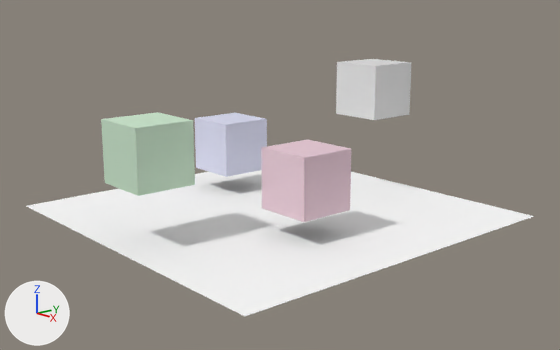
An edit to the Blender file helloworld_blendelf/demo.blend, drawn before and after from the same camera.
One viewpoint serves both versions: a 50 mm lens placed at (3.15, -2.69, 1.22), pointed at (0.07, -0.01, 0.22). The lights are fixed; the arrows at lower left show +X, +Y and +Z.

The older version as bpy lines, for what is in view:
```python
me_cube_001 = bpy.data.meshes.new('Cube.001')
me_cube_001.from_pydata(...)  # a box spanning x -1.0..1.0, y -1.0..1.0, z -1.0..1.0
me_cube_002 = bpy.data.meshes.new('Cube.002')
me_cube_002.from_pydata(...)  # a box spanning x -1.0..1.0, y -1.0..1.0, z -1.0..1.0
me_cube_002.materials.append(mat_material_003)  # white #cde7ce
me_cube_003 = bpy.data.meshes.new('Cube.003')
me_cube_003.from_pydata(...)  # a box spanning x -1.0..1.0, y -1.0..1.0, z -1.0..1.0
me_cube_003.materials.append(mat_material_002)  # white #dadbf0
me_cube_004 = bpy.data.meshes.new('Cube.004')
me_cube_004.from_pydata(...)  # a box spanning x -1.0..1.0, y -1.0..1.0, z -1.0..1.0
me_cube_004.materials.append(mat_material_001)  # white #e8cbd7
me_plane_001 = bpy.data.meshes.new('Plane.001')
me_plane_001.from_pydata([(1.0, 1.0, 0.0), (1.0, -1.0, 0.0), (-1.0, -1.0, 0.0), (-1.0, 1.0, 0.0)], [], [(0, 3, 2, 1)])
me_plane_001.materials.append(mat_material_004)  # its picture is missing
ob_cube = bpy.data.objects.new('Cube', me_cube_001)
ob_cube.location = (0.004, 0.778, 0.615)
ob_cube.scale = (0.156, 0.156, 0.156)
ob_cube_001 = bpy.data.objects.new('Cube.001', me_cube_002)
ob_cube_001.location = (0.004, -0.79, 0.445)
ob_cube_001.scale = (0.156, 0.156, 0.156)
ob_cube_002 = bpy.data.objects.new('Cube.002', me_cube_003)
ob_cube_002.location = (-0.571, 0.141, 0.275)
ob_cube_002.scale = (0.156, 0.156, 0.156)
ob_cube_003 = bpy.data.objects.new('Cube.003', me_cube_004)
ob_cube_003.location = (0.418, -0.15, 0.287)
ob_cube_003.scale = (0.156, 0.156, 0.156)
ob_plane_001 = bpy.data.objects.new('Plane.001', me_plane_001)
ob_plane_001.location = (0.0, 0.0, 0.0)
```
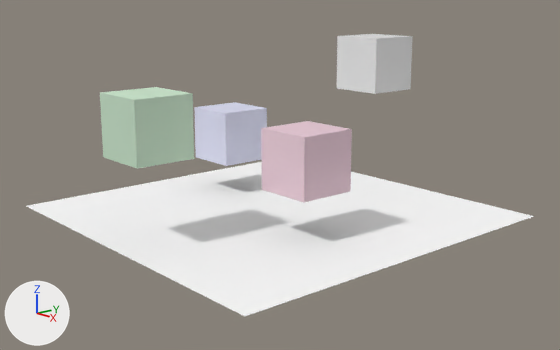
Changed parts and their boxes [x1, y1, x2, y2] in the pictures (560 x 350 px):
'Cube.001', moved
    before: [101, 112, 195, 196]
    after: [100, 87, 194, 169]
'Cube.003', moved
    before: [261, 140, 351, 222]
    after: [261, 121, 352, 203]
'Cube', moved
    before: [336, 59, 411, 120]
    after: [337, 34, 413, 94]
'Cube.002', moved
    before: [195, 113, 267, 177]
    after: [194, 102, 267, 166]

Diff of the bpy script that builds the scene:
```diff
--- a/helloworld_blendelf/demo.blend.py
+++ b/helloworld_blendelf/demo.blend.py
@@ ob_cube_003 @@
 ob_cube_003 = bpy.data.objects.new('Cube.003', me_cube_004)
-ob_cube_003.location = (0.418, -0.15, 0.287)
+ob_cube_003.location = (0.418, -0.15, 0.383)
 ob_cube_003.scale = (0.156, 0.156, 0.156)
@@ ob_cube_002 @@
 ob_cube_002 = bpy.data.objects.new('Cube.002', me_cube_003)
-ob_cube_002.location = (-0.571, 0.141, 0.275)
+ob_cube_002.location = (-0.571, 0.141, 0.341)
 ob_cube_002.scale = (0.156, 0.156, 0.156)
@@ ob_cube_001 @@
 ob_cube_001 = bpy.data.objects.new('Cube.001', me_cube_002)
-ob_cube_001.location = (0.004, -0.79, 0.445)
+ob_cube_001.location = (0.004, -0.79, 0.571)
 ob_cube_001.scale = (0.156, 0.156, 0.156)
@@ ob_cube @@
 ob_cube = bpy.data.objects.new('Cube', me_cube_001)
-ob_cube.location = (0.004, 0.778, 0.615)
+ob_cube.location = (0.004, 0.778, 0.768)
 ob_cube.scale = (0.156, 0.156, 0.156)
```
